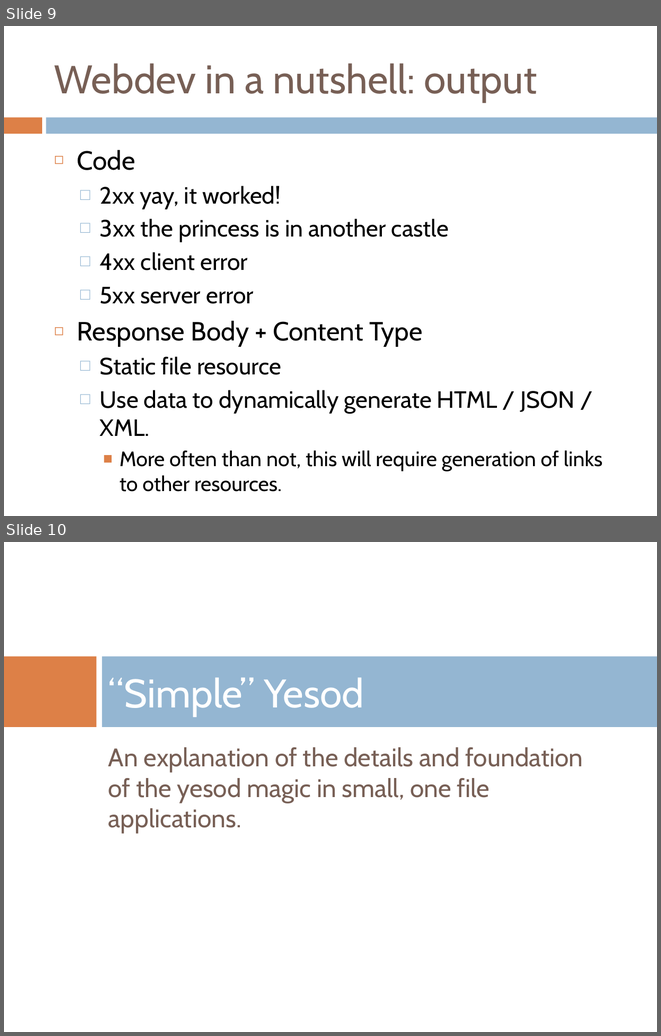
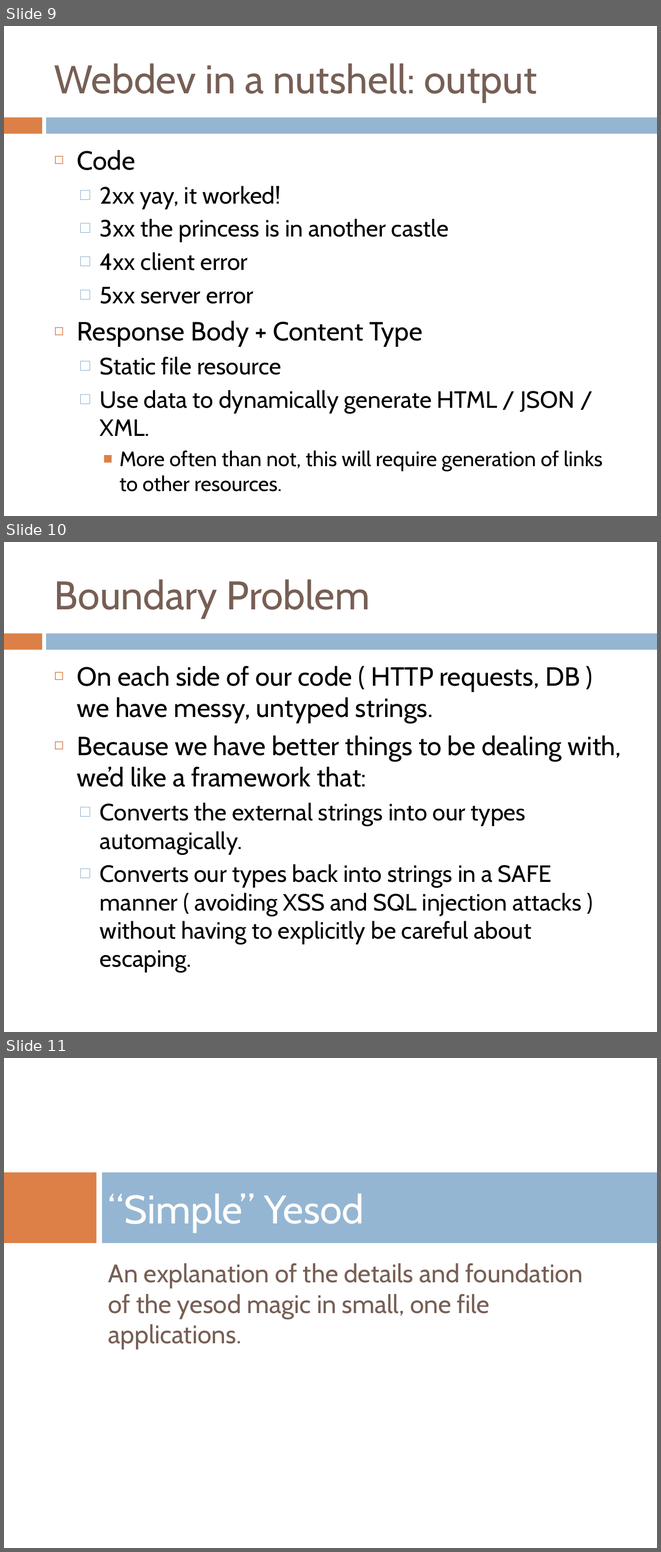
Before and after one commit to benkolera/talk-yesod, a slide deck: TypeSafeWebDevWithYesodAndHaskell.pptx. Shown one above the other, each under a label of ours: slides 9 and 10 before the commit, slides 9, 10 and 11 after it. The pictures are 661x1036 and 661x1552 pixels, drawn with LibreOffice and Linux fonts; fonts in the diff are those of the drawing; background and template pictures are left out. Boxes give left, top, right and bottom in pixels: in the first picture for what was removed or moved away, otherwise in the second. Text is boxed around its words. In the diff, an @@ line names an element or a change of style, - is before the commit and + after.

```diff
--- a/TypeSafeWebDevWithYesodAndHaskell.pptx
+++ b/TypeSafeWebDevWithYesodAndHaskell.pptx
@@ slide 10 added at bbox=[4, 542, 657, 1032], background #FFFFFF; not listed: 2 template elements that a slide beside it also shows @@
@@ title added at bbox=[54, 579, 370, 618], 44 pt, text #775F55 @@
+Boundary Problem
@@ text added at bbox=[77, 665, 621, 972], 26 pt, text #000000 @@
+◻ On each side of our code ( HTTP requests, DB ) we have messy, untyped strings.
+◻ Because we have better things to be dealing with, we’d like a framework that:
+  □ Converts the external strings into our types automagically.
+  □ Converts our types back into strings in a SAFE manner ( avoiding XSS and SQL injection attacks ) without having to explicitly be careful about escaping.
@@ what was slide 10 is now slide 11 @@
```
Also in this commit, not shown: 1 other slide added.
